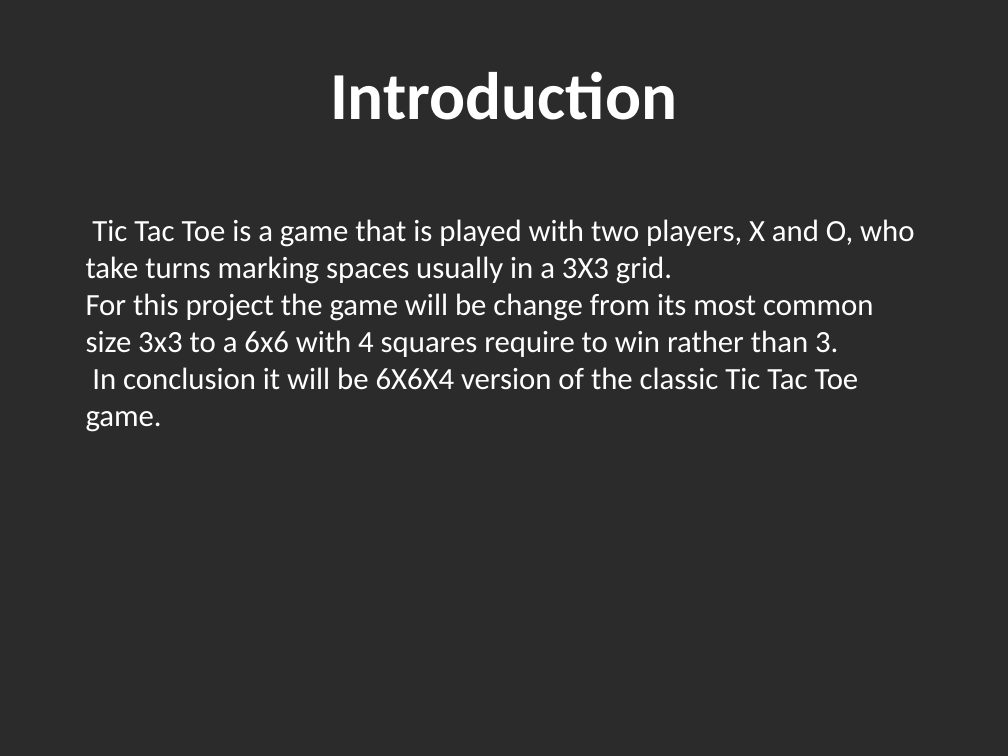
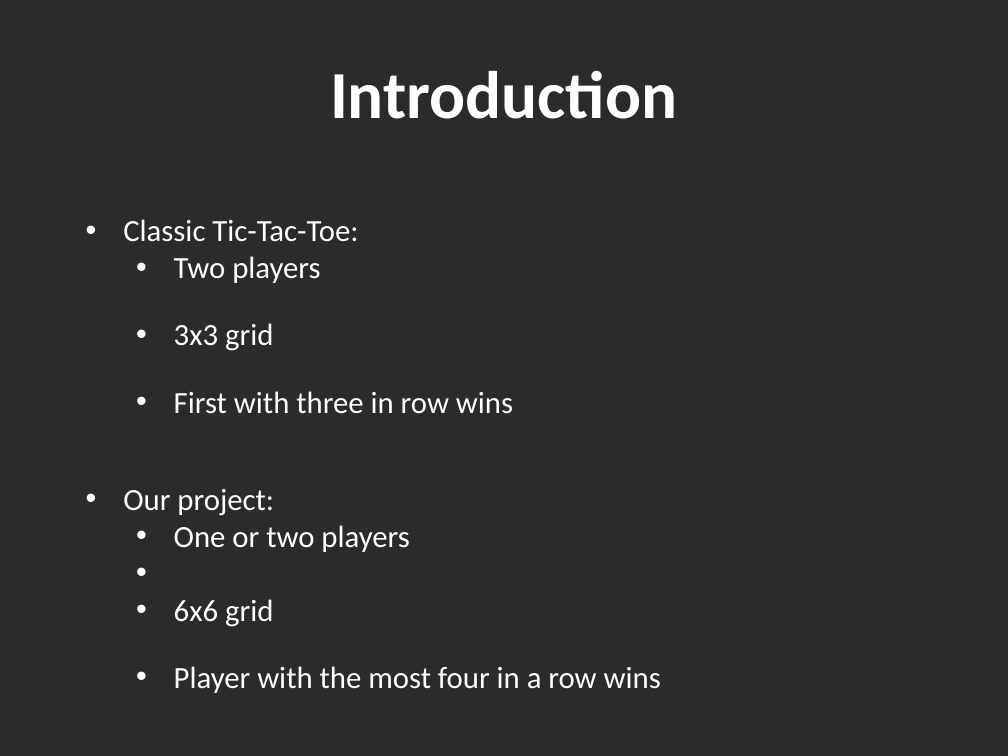
Before and after one commit to Amatarasu/A-Team, a slide deck: slide 2 of Power Point Presentation.pptx. Drawn at 1008x756 pixels with LibreOffice and Linux fonts; fonts in the diff are those of the drawing; background and template pictures are left out; a plain dark background stands for a picture behind light text. Boxes give left, top, right and bottom in pixels: in the first picture for what was removed or moved away, otherwise in the second. Text is boxed around its words. In the diff, an @@ line names an element or a change of style, - is before the commit and + after.

```diff
--- a/Power Point Presentation.pptx
+++ b/Power Point Presentation.pptx
@@ text at [123,219,661,693]: text changed @@
-Tic Tac Toe is a game that is played with two players, X and O, who take turns marking spaces usually in a 3X3 grid.
-For this project the game will be change from its most common size 3x3 to a 6x6 with 4 squares require to win rather than 3.
-In conclusion it will be 6X6X4 version of the classic Tic Tac Toe game.
+• Classic Tic-Tac-Toe:
+  • Two players
+  • 3x3 grid
+  • First with three in row wins
+• Our project:
+  • One or two players
+  • 6x6 grid
+  • Player with the most four in a row wins
```
Also in this commit, not shown: 7 other slides changed, 1 other file.
